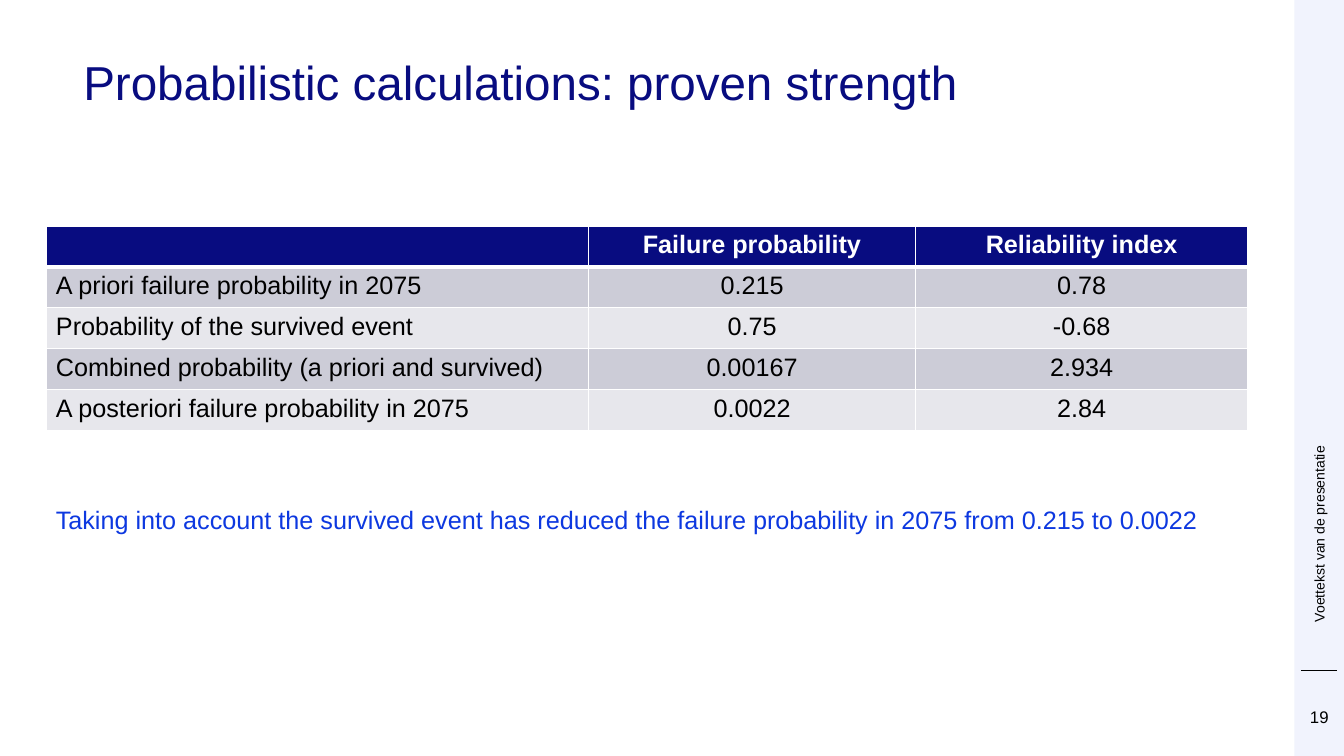
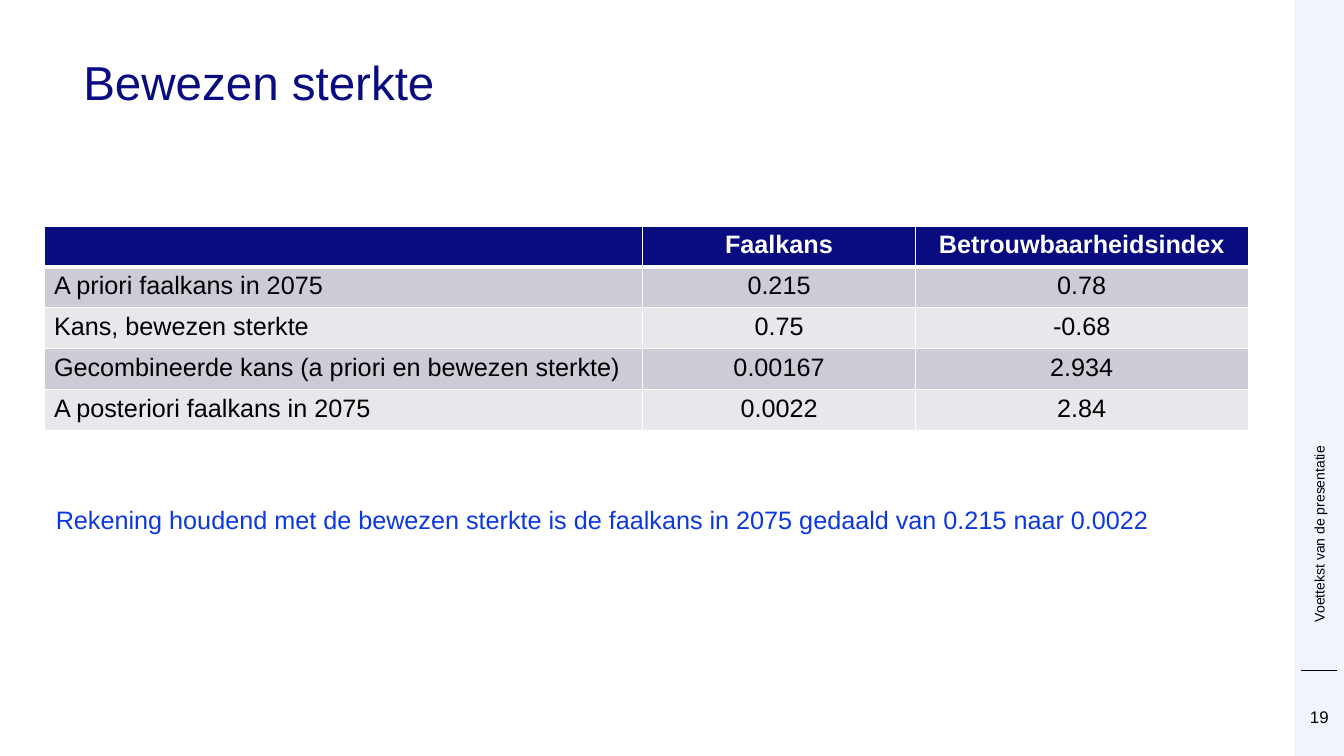
Before and after one commit to Deltares/ProbabilisticLibrary, a slide deck: slide 19 of sources/Deltares.Probabilistic.PWrapper.Examples/kratos/Prob Kratos DSD.pptx. Drawn at 1344x756 pixels with LibreOffice and Linux fonts; fonts in the diff are those of the drawing; background and template pictures are left out. Boxes give left, top, right and bottom in pixels: in the first picture for what was removed or moved away, otherwise in the second. Text is boxed around its words. In the diff, an @@ line names an element or a change of style, - is before the commit and + after.

```diff
--- a/sources/Deltares.Probabilistic.PWrapper.Examples/kratos/Prob Kratos DSD.pptx
+++ b/sources/Deltares.Probabilistic.PWrapper.Examples/kratos/Prob Kratos DSD.pptx
@@ title at box(83, 65, 435, 101): text changed @@
-Probabilistic calculations: proven strength
+Bewezen sterkte
@@ table at box(44, 226, 1248, 431) @@
-row 1, column 2: Failure probability
+row 1, column 2: Faalkans
-row 1, column 3: Reliability index
+row 1, column 3: Betrouwbaarheidsindex
-row 2, column 1: A priori failure probability in 2075
+row 2, column 1: A priori faalkans in 2075
-row 3, column 1: Probability of the survived event
+row 3, column 1: Kans, bewezen sterkte
-row 4, column 1: Combined probability (a priori and survived)
+row 4, column 1: Gecombineerde kans (a priori en bewezen sterkte)
-row 5, column 1: A posteriori failure probability in 2075
+row 5, column 1: A posteriori faalkans in 2075
@@ text at box(56, 510, 1148, 535): text changed @@
-Taking into account the survived event has reduced the failure probability in 2075 from 0.215 to 0.0022
+Rekening houdend met de bewezen sterkte is de faalkans in 2075 gedaald van 0.215 naar 0.0022
```
Also in this commit, not shown: 18 other slides changed.
